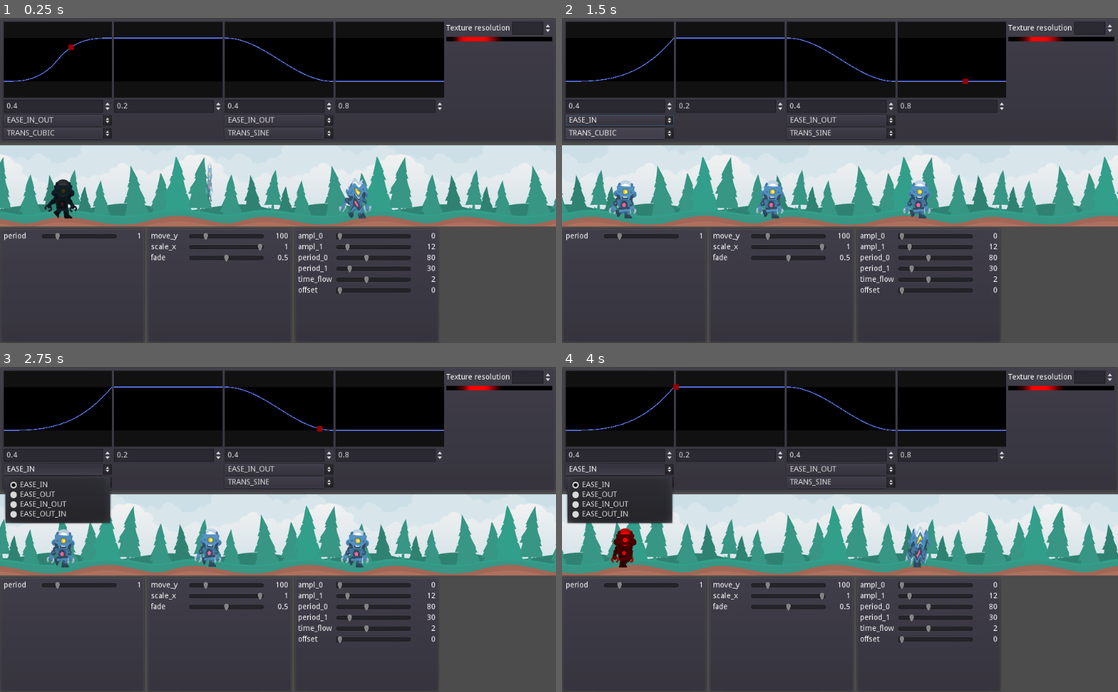
Above: before the commit, frames 1-4 (two rows, left to right).
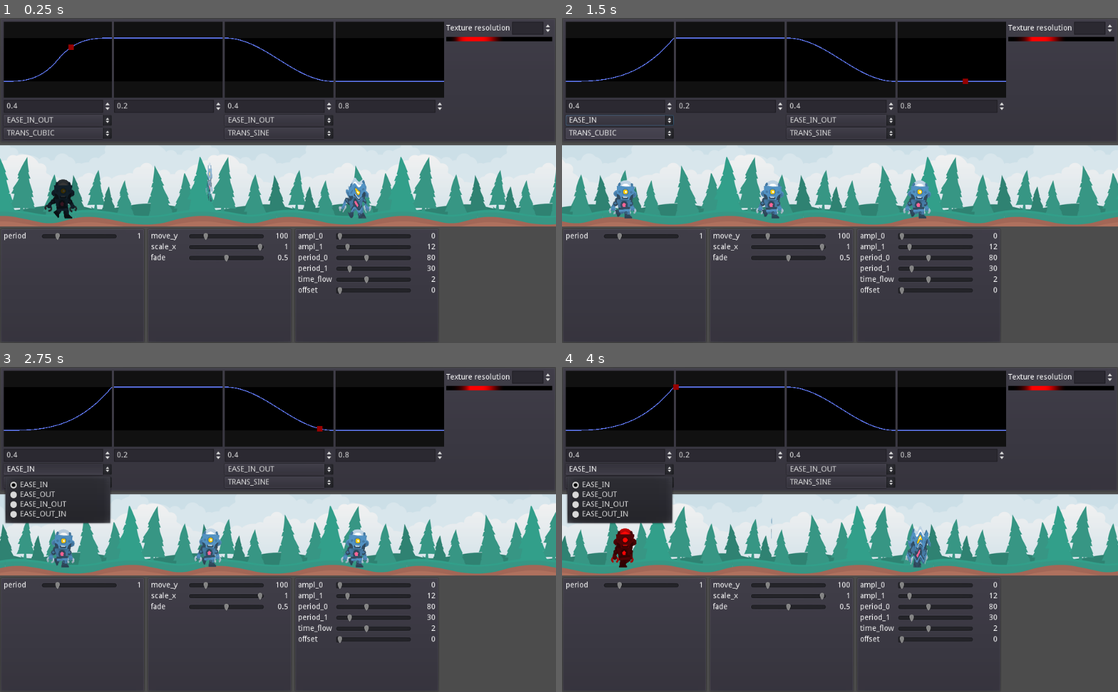
Above: after the commit, the same moments.

Repository: AnJ95/GodotTimedShaderCollection
Game: Godot game, scene res://Main.tscn
The game is run twice, just before and just after one commit, with the same random seed, the same clock (stepped at 60 frames per second) and the same inputs.
Inputs:
- Up to frame 1 (0.25 s): no input
- Up to frame 2 (1.5 s): click "EASE_IN_OUT" at 0.5 s; click "TRANS_CUBIC" at 1.25 s
- Up to frame 3 (2.75 s): click "EASE_IN" at 2 s
- Up to frame 4 (4 s): click "TRANS_SINE" at 2.75 s; click "EASE_IN" at 3.5 s

The runs differ from the first frame. In frame 1, 6.2% of the frame differs, in the area x 0-100%, y 42-64%; in frame 2, 6.1%; in frame 3, 6.0%; in frame 4, 6.1%.

Commit message:
Using intensity texture in shaders

Diff:
--- a/Ease/EaseManager.gd
+++ b/Ease/EaseManager.gd
@@ -1,5 +1,7 @@
 tool
 extends PanelContainer
+
+signal ease_manager_changed(texture, duration)
 
 export(int, 2, 2048) var texture_resolution = 100
 
@@ -67,6 +69,9 @@
 	texture.create_from_image(image)
 	textRect.texture = texture
 
+	# Notify
+	emit_signal("ease_manager_changed", texture, time_sum)
+
 func _on_SpinBoxTextRes_value_changed(value):
 	texture_resolution = value
 	_on_ease_select_changed()
--- a/Main.tscn
+++ b/Main.tscn
@@ -19,14 +19,14 @@
 [sub_resource type="ShaderMaterial" id=3]
 resource_local_to_scene = true
 shader = ExtResource( 4 )
-shader_param/intensity = 1.0
+shader_param/intensity = 0.0
 shader_param/period = 1.0
 shader_param/gradient = SubResource( 2 )
 
 [sub_resource type="ShaderMaterial" id=4]
 resource_local_to_scene = true
 shader = ExtResource( 6 )
-shader_param/intensity = 1.0
+shader_param/intensity_duration = null
 shader_param/move_y = 100.0
 shader_param/scale_x = 1.0
 shader_param/fade = 0.5
@@ -34,7 +34,7 @@
 [sub_resource type="ShaderMaterial" id=5]
 resource_local_to_scene = true
 shader = ExtResource( 8 )
-shader_param/intensity = 1.0
+shader_param/intensity = 0.0
 shader_param/ampl_0 = 0.0
 shader_param/ampl_1 = 12.0
 shader_param/period_0 = 80.0
@@ -51,7 +51,7 @@
 position = Vector2( 512, 310 )
 texture = ExtResource( 7 )
 region_enabled = true
-region_rect = Rect2( 39852, 0, 1024, 150 )
+region_rect = Rect2( 47948.1, 0, 1024, 150 )
 
 [node name="VBoxContainer" type="VBoxContainer" parent="CanvasLayer"]
 anchor_right = 1.0
@@ -72,12 +72,13 @@
 size_flags_vertical = 3
 
 [node name="HBoxContainer" type="HBoxContainer" parent="CanvasLayer/VBoxContainer/ScrollContainer"]
-margin_right = 722.0
+margin_right = 809.0
 margin_bottom = 366.0
 size_flags_vertical = 3
 
 [node name="ShaderManager" parent="CanvasLayer/VBoxContainer/ScrollContainer/HBoxContainer" instance=ExtResource( 3 )]
 material = SubResource( 3 )
+margin_right = 267.0
 shader_uniforms = [ "period,0.1,0.1,5,1" ]
 
 [node name="Character" parent="CanvasLayer/VBoxContainer/ScrollContainer/HBoxContainer/ShaderManager" instance=ExtResource( 1 )]
@@ -87,8 +88,8 @@
 
 [node name="ShaderManager2" parent="CanvasLayer/VBoxContainer/ScrollContainer/HBoxContainer" instance=ExtResource( 3 )]
 material = SubResource( 4 )
-margin_left = 242.0
-margin_right = 480.0
+margin_left = 271.0
+margin_right = 538.0
 shader_uniforms = [ "move_y,0,1,500,100", "scale_x,0,0.1,1,1", "fade,0,0.1,1,0.5" ]
 
 [node name="Character" parent="CanvasLayer/VBoxContainer/ScrollContainer/HBoxContainer/ShaderManager2" instance=ExtResource( 1 )]
@@ -98,11 +99,14 @@
 
 [node name="ShaderManager3" parent="CanvasLayer/VBoxContainer/ScrollContainer/HBoxContainer" instance=ExtResource( 3 )]
 material = SubResource( 5 )
-margin_left = 484.0
-margin_right = 722.0
+margin_left = 542.0
+margin_right = 809.0
 shader_uniforms = [ "ampl_0,0,1,100,0", "ampl_1,0,1,100,12", "period_0,1,1,200,80", "period_1,1,1,200,30", "time_flow,0,0.25,5,2", "offset,0,0.1,1,0" ]
 
 [node name="Character" parent="CanvasLayer/VBoxContainer/ScrollContainer/HBoxContainer/ShaderManager3" instance=ExtResource( 1 )]
 position = Vector2( 115, 85 )
 scale = Vector2( 0.4, 0.4 )
 frame = 2
+[connection signal="ease_manager_changed" from="CanvasLayer/VBoxContainer/EaseManager" to="CanvasLayer/VBoxContainer/ScrollContainer/HBoxContainer/ShaderManager3" method="_on_ease_manager_changed"]
+[connection signal="ease_manager_changed" from="CanvasLayer/VBoxContainer/EaseManager" to="CanvasLayer/VBoxContainer/ScrollContainer/HBoxContainer/ShaderManager2" method="_on_ease_manager_changed"]
+[connection signal="ease_manager_changed" from="CanvasLayer/VBoxContainer/EaseManager" to="CanvasLayer/VBoxContainer/ScrollContainer/HBoxContainer/ShaderManager" method="_on_ease_manager_changed"]
--- a/ShaderManager/ShaderManager.gd
+++ b/ShaderManager/ShaderManager.gd
@@ -3,8 +3,6 @@
 
 onready var ease_manager = get_tree().get_nodes_in_group("EaseManager")[0]
 
-export (bool) var set_uniform_from_ease_manager = true
-export (String) var ease_manager_uniform = "intensity"
 export (Array, String) var shader_uniforms = ["period,0.1,0.05,1,0.5"] setget _set_shader_uniforms
 
 func _set_shader_uniforms(v):
@@ -49,10 +47,10 @@
 func _ready():
 	_set_shader_uniforms(shader_uniforms)
 
-func _process(delta):
-	if ease_manager and set_uniform_from_ease_manager:
-		material.set_shader_param(ease_manager_uniform, ease_manager.get_cur_value())
-
 func _on_shader_uniform_changed(value, uniform:String, lblValue:Label):
 	material.set_shader_param(uniform, value)
 	lblValue.text = str(value)
+
+func _on_ease_manager_changed(texture, duration):
+	material.set_shader_param("intensity_texture", texture)
+	material.set_shader_param("intensity_duration", duration)
--- a/shaders/beamVertical.shader
+++ b/shaders/beamVertical.shader
@@ -1,11 +1,19 @@
 shader_type canvas_item;
 
-uniform float intensity = 0.5;
+// time-dependant intensity supplied by EaseManager
+uniform sampler2D intensity_texture;
+uniform float intensity_duration;
+varying float intensity;
+
 uniform float move_y = 100.0;
 uniform float scale_x = 1.0;
 uniform float fade = 0.0;
 
+
 void vertex() {
+	float t = mod(TIME, intensity_duration) / intensity_duration;
+	intensity = texture(intensity_texture, vec2(t, 0)).r;
+
 	VERTEX.x *= mix(1.0, 1.0 - intensity, scale_x);
 	VERTEX.y -= intensity * move_y;
 }
--- a/shaders/gradientBlink.shader
+++ b/shaders/gradientBlink.shader
@@ -1,9 +1,17 @@
 shader_type canvas_item;
 
-uniform float intensity = 0.5;
+// time-dependant intensity supplied by EaseManager
+uniform sampler2D intensity_texture;
+uniform float intensity_duration;
+varying float intensity;
+
 uniform float period = 1.0;
 uniform sampler2D gradient: hint_black;
 
+void vertex() {
+	float t = mod(TIME, intensity_duration) / intensity_duration;
+	intensity = texture(intensity_texture, vec2(t, 0)).r;
+}
 
 void fragment() {
 	vec4 col_in = texture(TEXTURE, UV);
--- a/shaders/waveDistortion.shader
+++ b/shaders/waveDistortion.shader
@@ -2,7 +2,10 @@
 
 const float PI2 = 6.2831853072;
 
-uniform float intensity = 0.5;
+// time-dependant intensity supplied by EaseManager
+uniform sampler2D intensity_texture;
+uniform float intensity_duration;
+varying float intensity;
 
 uniform float ampl_0 = 0.0;
 uniform float ampl_1 = 10.0;
@@ -14,6 +17,8 @@
 varying vec2 v;
 void vertex() {
 	v = VERTEX;
+	float t = mod(TIME, intensity_duration) / intensity_duration;
+	intensity = texture(intensity_texture, vec2(t, 0)).r;
 }
 
 void fragment() {
